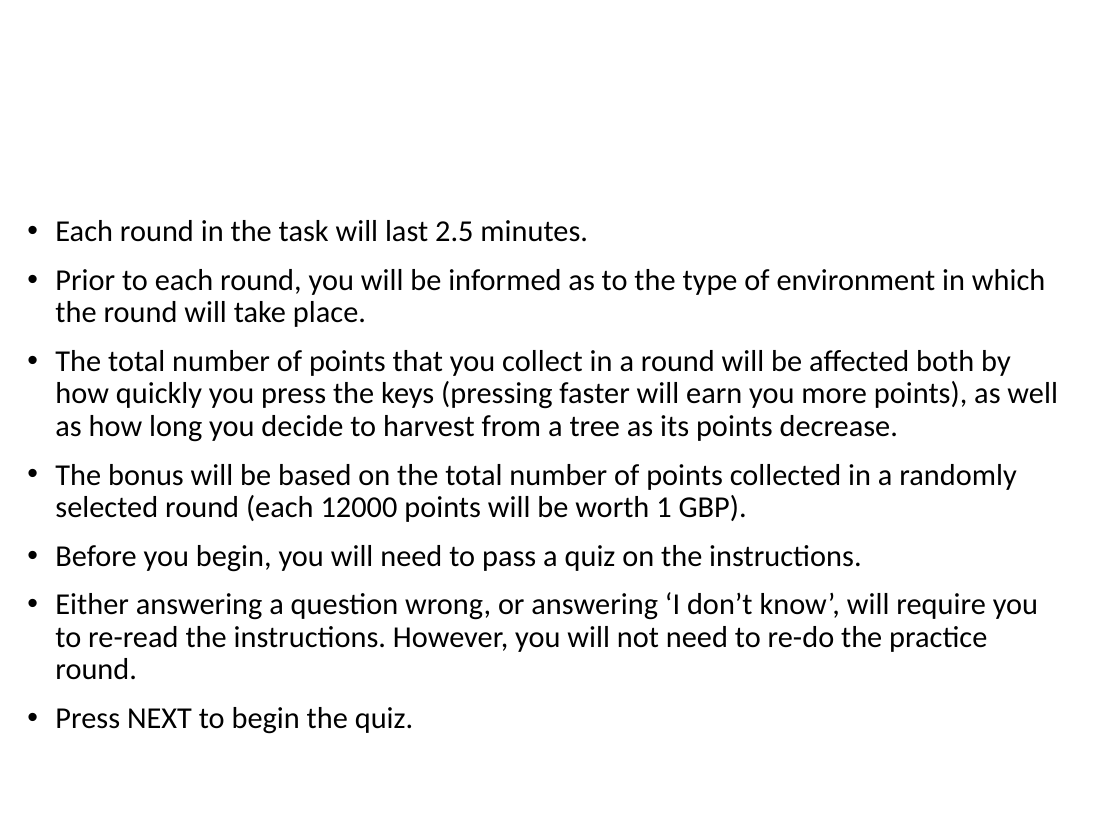
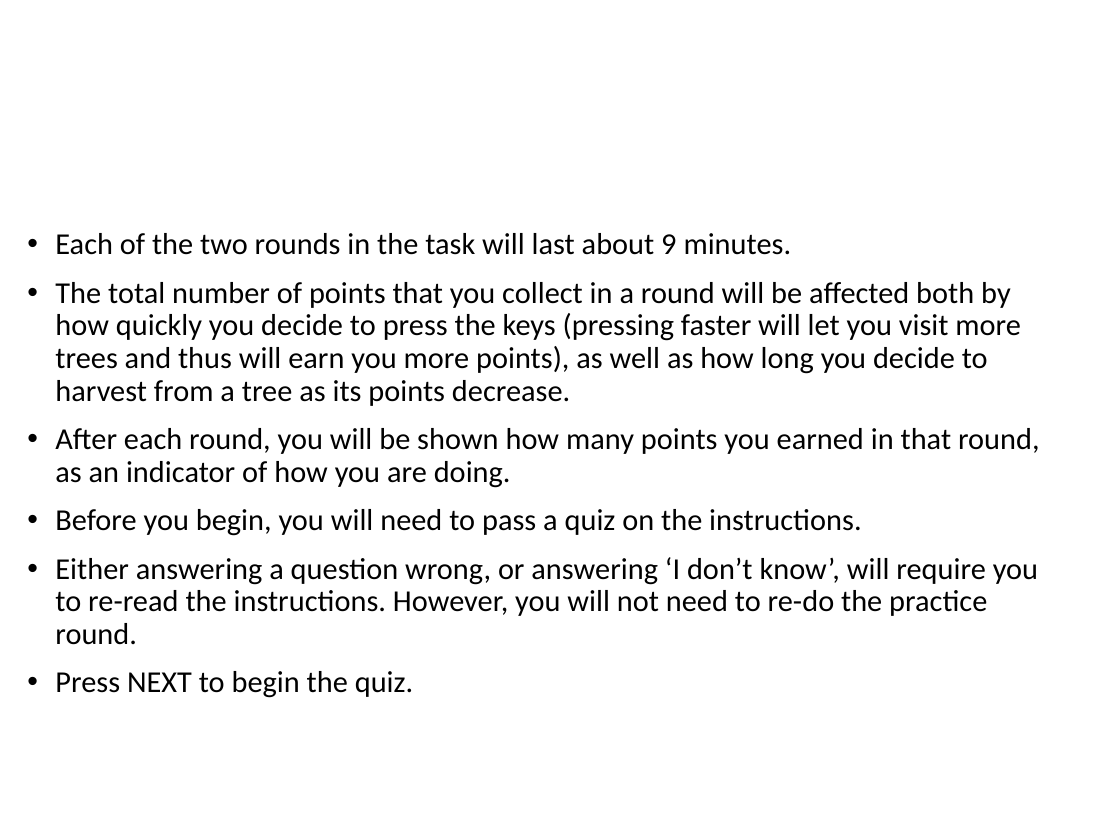
Before and after one commit to evanrussek/forage_jsp_2, a slide deck: slide 9 of public/ver_6/Stimuli/forage_instructions.pptx. Drawn at 1120x840 pixels with LibreOffice and Linux fonts; fonts in the diff are those of the drawing. Boxes give left, top, right and bottom in pixels: in the first picture for what was removed or moved away, otherwise in the second. Text is boxed around its words. In the diff, an @@ line names an element or a change of style, - is before the commit and + after.

```diff
--- a/public/ver_6/Stimuli/forage_instructions.pptx
+++ b/public/ver_6/Stimuli/forage_instructions.pptx
@@ text "Each of the two rounds ...": place and size @@
-text "Each of the two rounds ..." at (55, 220, 1058, 734)
+text "Each of the two rounds ..." at (55, 233, 1040, 698)
@@ text at (55, 233, 1040, 488): text changed @@
-• Each round in the task will last 2.5 minutes.
-• Prior to each round, you will be informed as to the type of environment in which the round will take place.
-• The total number of points that you collect in a round will be affected both by how quickly you press the keys (pressing faster will earn you more points), as well as how long you decide to harvest from a tree as its points decrease.
-• The bonus will be based on the total number of points collected in a randomly selected round (each 12000 points will be worth 1 GBP).
+• Each of the two rounds in the task will last about 9 minutes.
+• The total number of points that you collect in a round will be affected both by how quickly you decide to press the keys (pressing faster will let you visit more trees and thus will earn you more points), as well as how long you decide to harvest from a tree as its points decrease.
+• After each round, you will be shown how many points you earned in that round, as an indicator of how you are doing.
```
Also in this commit, not shown: 7 other slides changed, 1 slide added, 1 slide removed, 16 other files.
